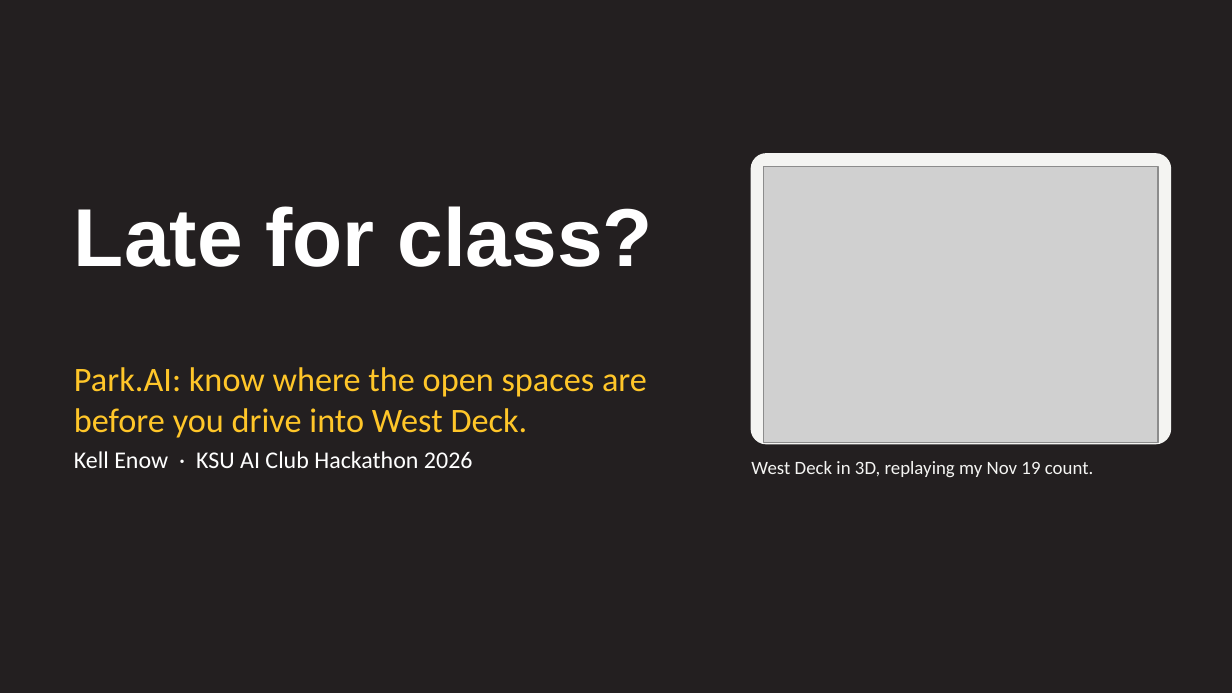
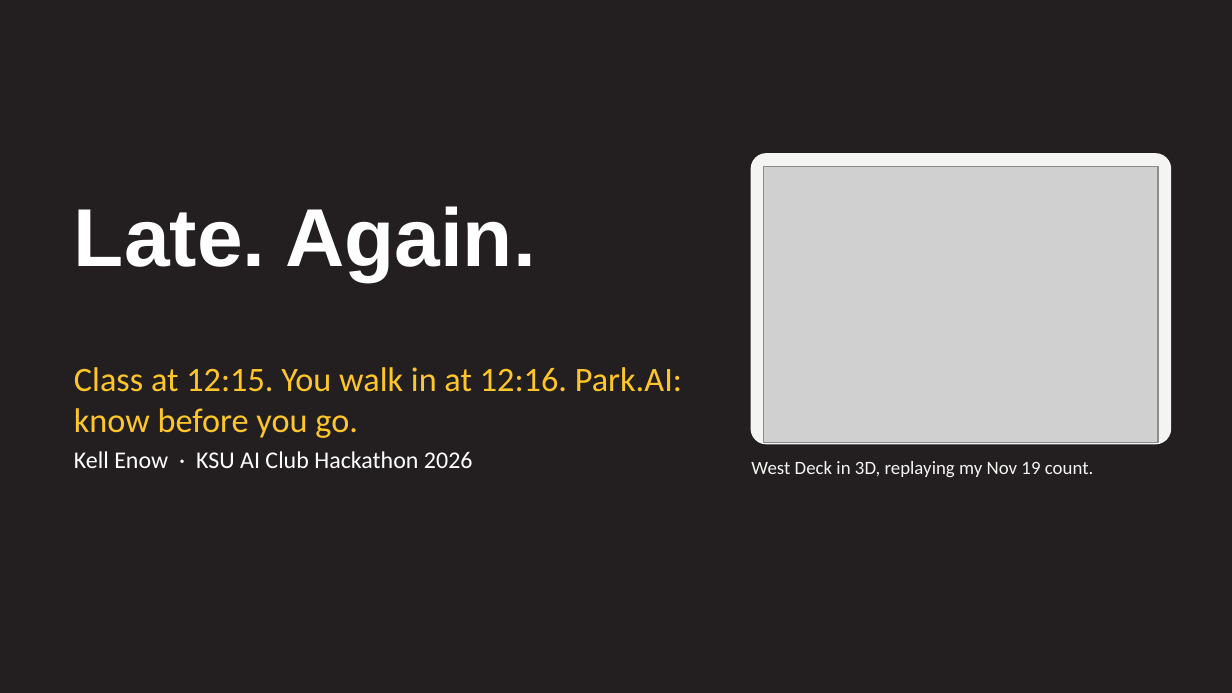
Before and after one commit to boots59/park.ai, a slide deck: slide 1 of submission/Park-AI-pitch.pptx. Drawn at 1232x693 pixels with LibreOffice and Linux fonts; fonts in the diff are those of the drawing; grey boxes stand for pictures. Boxes give left, top, right and bottom in pixels: in the first picture for what was removed or moved away, otherwise in the second. Text is boxed around its words. In the diff, an @@ line names an element or a change of style, - is before the commit and + after.

```diff
--- a/submission/Park-AI-pitch.pptx
+++ b/submission/Park-AI-pitch.pptx
@@ title at box(74, 206, 536, 282): text changed @@
-Late for class?
+Late. Again.
@@ text at box(74, 367, 682, 438): text changed @@
-Park.AI: know where the open spaces are before you drive into West Deck.
+Class at 12:15. You walk in at 12:16. Park.AI: know before you go.
```
Also in this commit, not shown: 3 other slides changed, 2 slides added, 1 slide removed, 4 other files.
